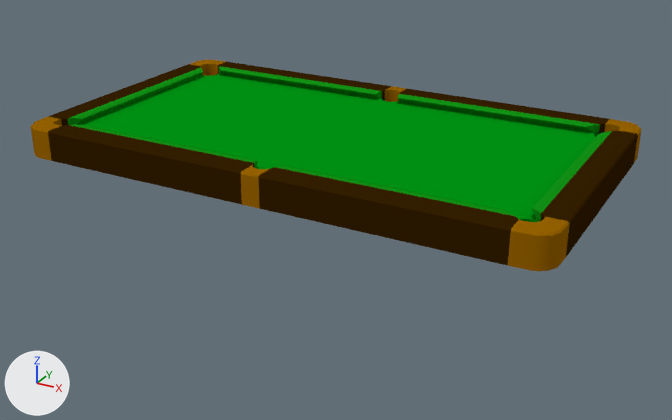
A saved change to the Blender file dist/models/snooker.blend.
The view is the same before and after, from a 50 mm lens placed at (39.7, -71.9, 27.6), pointed at (0.3, -0.3, -8.1). Arrows for +X, +Y and +Z are at lower left; the lights stay in place. The first picture is the older version.

Script lines for the objects in view, before the commit:
```python
me_cube_002 = bpy.data.meshes.new('Cube.002')
me_cube_002.from_pydata(...)  # 11 vertices, 4 faces; spans x -0.37..1.84, y -0.97..9.95, z -2.5..0.38
me_cube_002.materials.append(mat_wood)  # brown #351f00
me_cube_004 = bpy.data.meshes.new('Cube.004')
me_cube_004.from_pydata(...)  # 55 vertices, 33 faces; spans x -1.05..1.0, y -1.05..0.96, z -1.47..0.53
me_cube_004.polygons.foreach_set('use_smooth', [True] * 33)
me_cube_004.materials.append(mat_material_001)  # brown #976300
me_cube_006 = bpy.data.meshes.new('Cube.006')
me_cube_006.from_pydata(...)  # 24 vertices, 16 faces; spans x -1.0..1.0, y -1.0..1.0, z -1.05..1.0
me_cube_006.materials.append(mat_wood)  # brown #351f00
ob_cornermetal = bpy.data.objects.new('CornerMetal', me_cube_004)
ob_cornermetal.location = (23.53, -12.46, -0.51)
ob_cornermetal.scale = (1.59, 1.59, 1.44)
_m = ob_cornermetal.modifiers.new('Mirror', 'MIRROR')
_m.use_axis = (True, True, False)
_m.mirror_object = ob_ballextentsformirror
_m = ob_cornermetal.modifiers.new('Decimate', 'DECIMATE')
_m.decimate_type = 'DISSOLVE'
_m.angle_limit = 0.335
ob_endrail = bpy.data.objects.new('EndRail', me_cube_002)
ob_endrail.location = (23.28, -9.95, -0.12)
_m = ob_endrail.modifiers.new('Mirror', 'MIRROR')
_m.use_axis = (True, True, False)
_m.use_clip = True
_m.mirror_object = ob_ballextentsformirror
ob_legs = bpy.data.objects.new('Legs', me_cube_006)
ob_legs.location = (14.48, -0.13, -9.47)
ob_legs.scale = (2.39, 11.1, 4.69)
_m = ob_legs.modifiers.new('Mirror', 'MIRROR')
_m.mirror_object = ob_ballextentsformirror
_m = ob_legs.modifiers.new('Decimate', 'DECIMATE')
_m.decimate_type = 'DISSOLVE'
_m.angle_limit = 0.351
ob_legs.hide_set(True)
# also in view: 'EndCushion' at (0.0, 0.0, -0.1); 'SideCushion' at (0.0, 0.0, -0.1); 'SideRail' at (0.0, 0.0, -1.2); 'FullCloth' at (0.0, 0.0, -0.8); 'Cube' at (0.0, 0.0, -1.2)
```
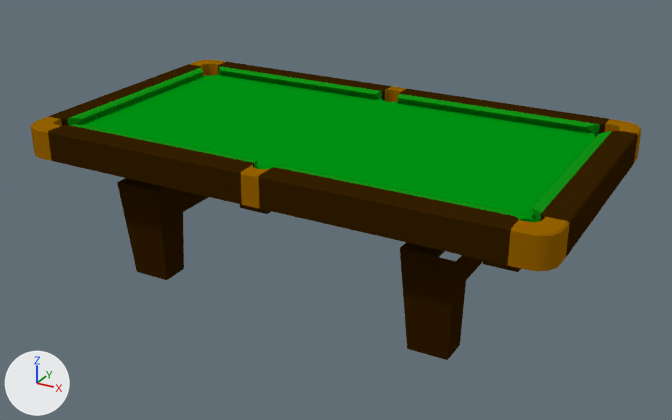
Commit message: vanilla snooker table

Location of each change, [x1, y1, x2, y2] in pixels of the pictures (672 x 420 px):
'Legs', shown
    after: [117, 178, 521, 360]

Edits to the bpy script that builds the scene:
```text
Change ob_legs:
    remove ob_legs.hide_set(True)
```
